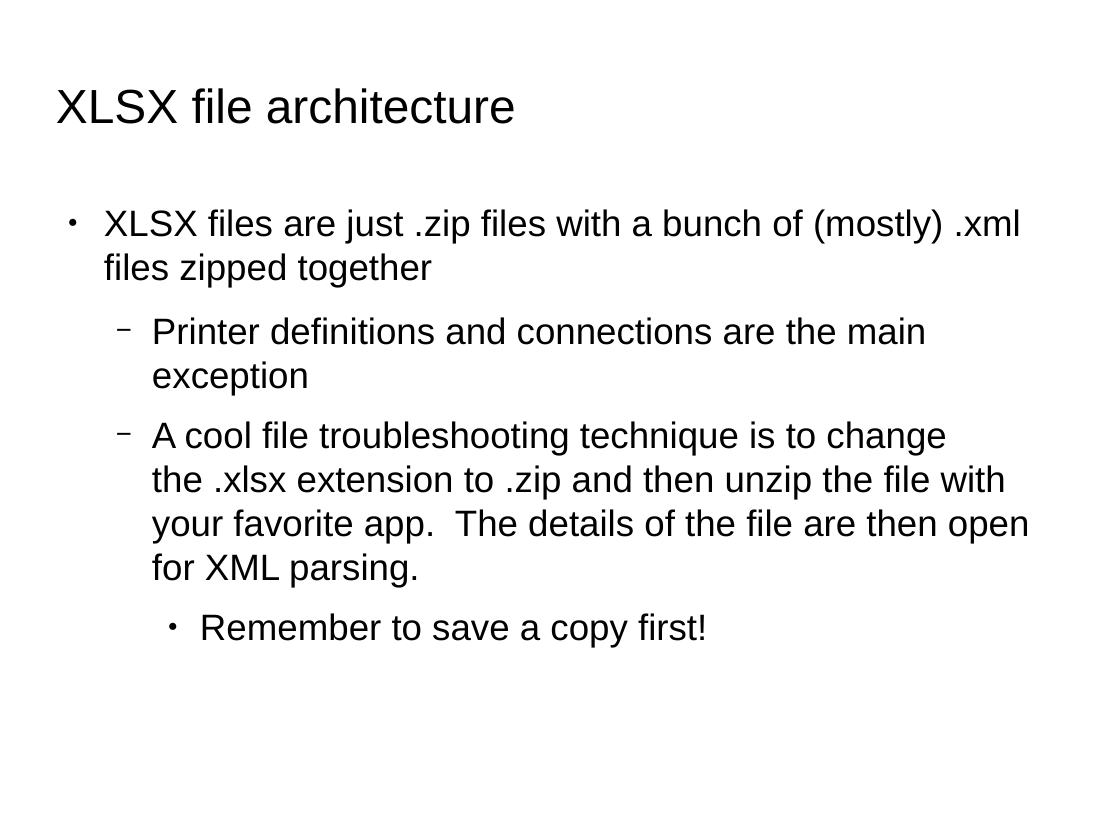
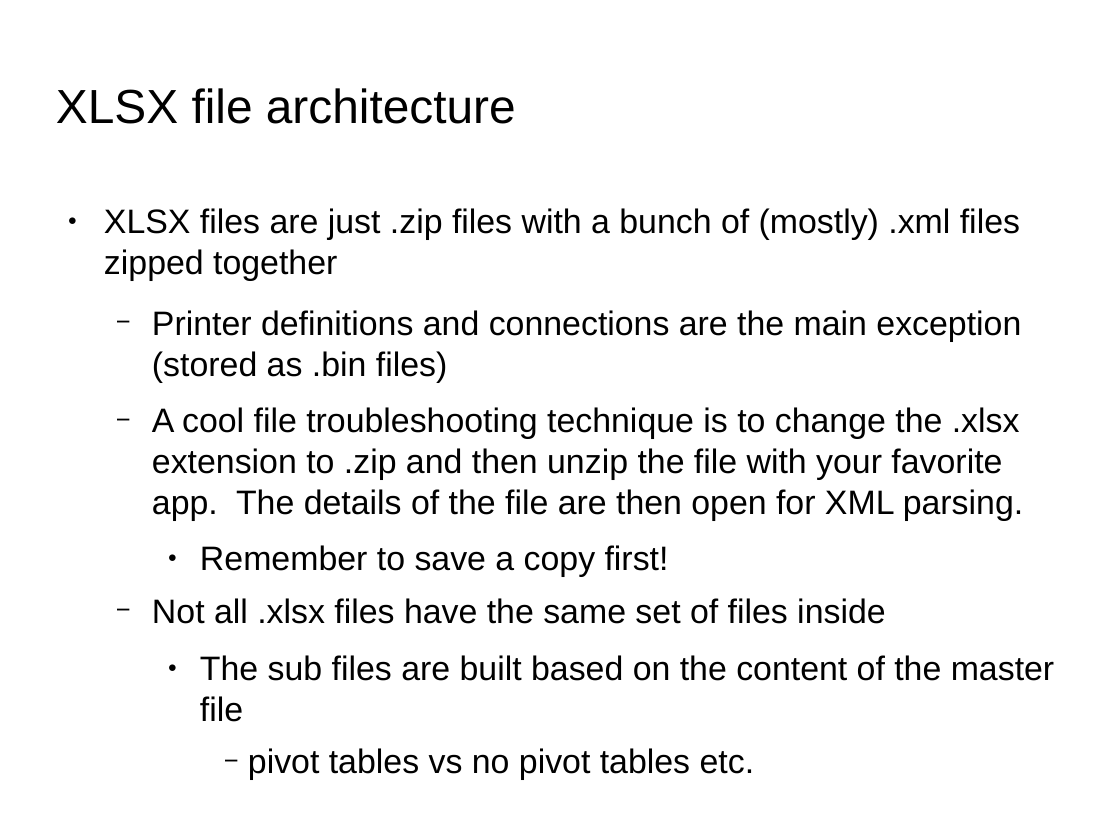
Before and after one commit to jandrew/Spreadsheet-XLSX-Reader-LibXML, a slide deck: slide 14 of Presentation/SVPerlTalk.odp (slide 17 before the commit). Drawn at 1120x840 pixels with LibreOffice and Linux fonts; fonts in the diff are those of the drawing; background and template pictures are left out. Boxes give left, top, right and bottom in pixels: in the first picture for what was removed or moved away, otherwise in the second. Text is boxed around its words. In the diff, an @@ line names an element or a change of style, - is before the commit and + after.

```diff
--- a/Presentation/SVPerlTalk.odp
+++ b/Presentation/SVPerlTalk.odp
@@ text at [104, 208, 1023, 577]: size 26 to 24.1 pt in "XLSX files are just .zip files with ...", "A cool file troubleshooting technique is to ...", "Remember to save a copy first!" @@
@@ text at [152, 310, 1021, 382]: text changed; size 26 to 24.1 pt @@
-  − Printer definitions and connections are the main exception
+  − Printer definitions and connections are the main exception (stored as .bin files)
@@ text at [152, 598, 1054, 681]: paragraphs added @@
+  − Not all .xlsx files have the same set of files inside
+    ● The sub files are built based on the content of the master file
+      − pivot tables vs no pivot tables etc.
```
Also in this commit, not shown: 9 other slides changed, 4 slides added, 5 slides removed, 47 other files.
